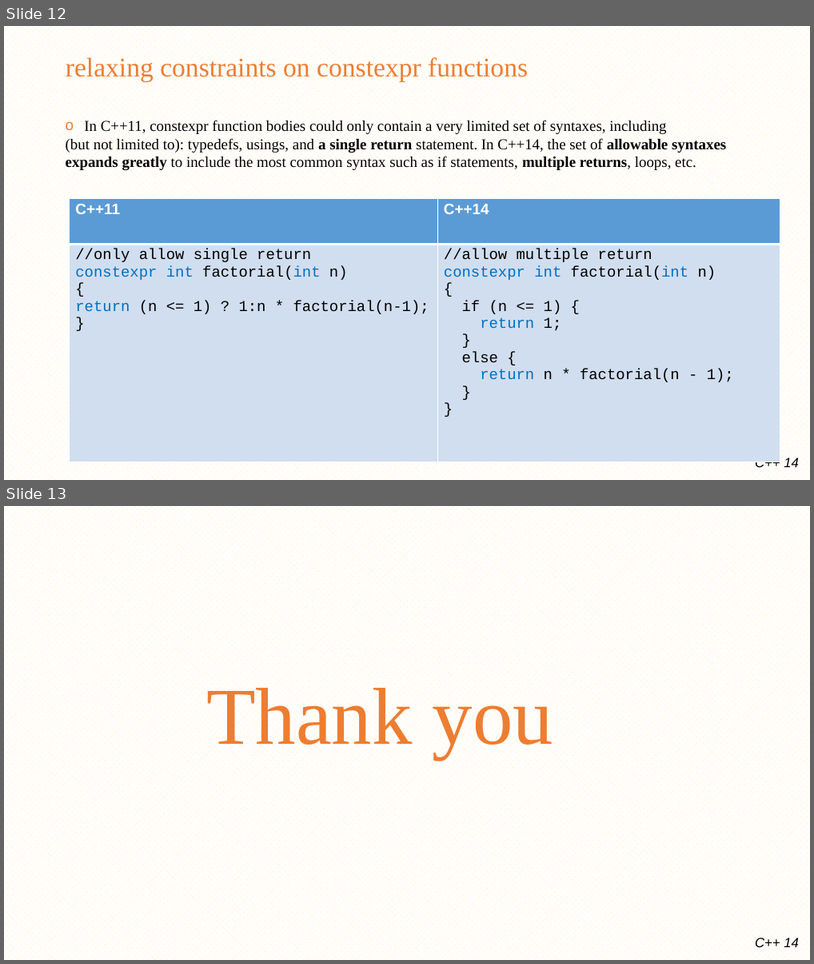
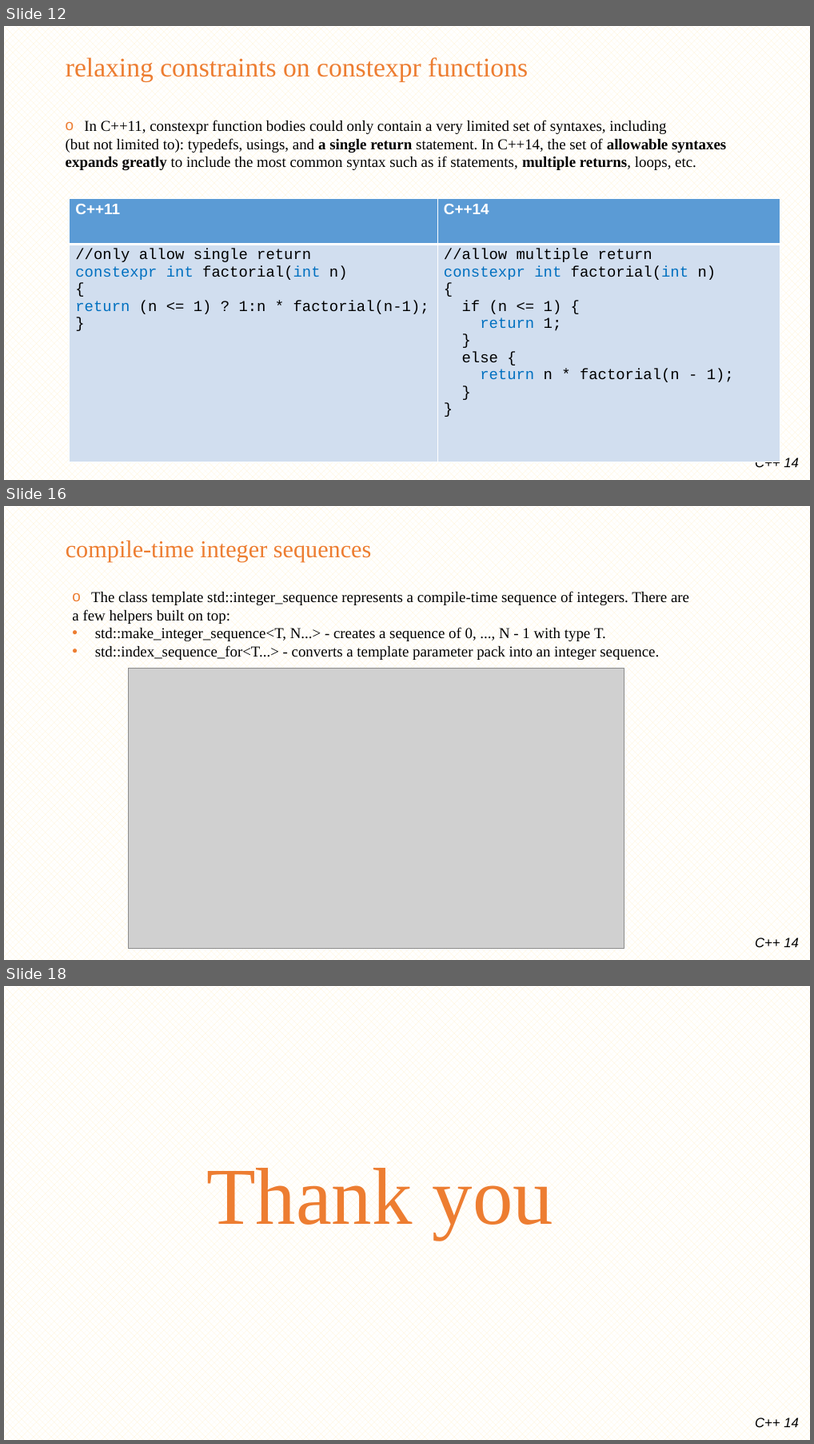
Before and after one commit to minhthedt/hello-world, a slide deck: Training/LG_Training_C++14.pptx. Shown one above the other, each under a label of ours: slides 12 and 13 before the commit, slides 12, 16 and 18 after it; the slides between them are not shown. The pictures are 814x964 and 814x1444 pixels, drawn with LibreOffice and Linux fonts; fonts in the diff are those of the drawing; grey boxes stand for pictures; background and template pictures are left out. Boxes give left, top, right and bottom in pixels: in the first picture for what was removed or moved away, otherwise in the second. Text is boxed around its words. In the diff, an @@ line names an element or a change of style, - is before the commit and + after.

```diff
--- a/Training/LG_Training_C++14.pptx
+++ b/Training/LG_Training_C++14.pptx
@@ slide 16 added at bbox=[4, 506, 810, 960], background pattern #FFF2CC on #FFFFFF; not listed: 1 template element that a slide beside it also shows @@
@@ title added at bbox=[66, 540, 371, 562], 28.8 pt, text #ED7D31 @@
+compile-time integer sequences
@@ text added at bbox=[72, 591, 690, 660], 18 pt, text #000000 @@
+o The class template std::integer_sequence represents a compile-time sequence of integers. There are
+a few helpers built on top:
+• std::make_integer_sequence<T, N...> - creates a sequence of 0, ..., N - 1 with type T.
+• std::index_sequence_for<T...> - converts a template parameter pack into an integer sequence.
@@ picture added at bbox=[129, 668, 624, 948] @@
@@ what was slide 13 is now slide 18 @@
```
Also in this commit, not shown: 4 other slides added, 6 other files.
